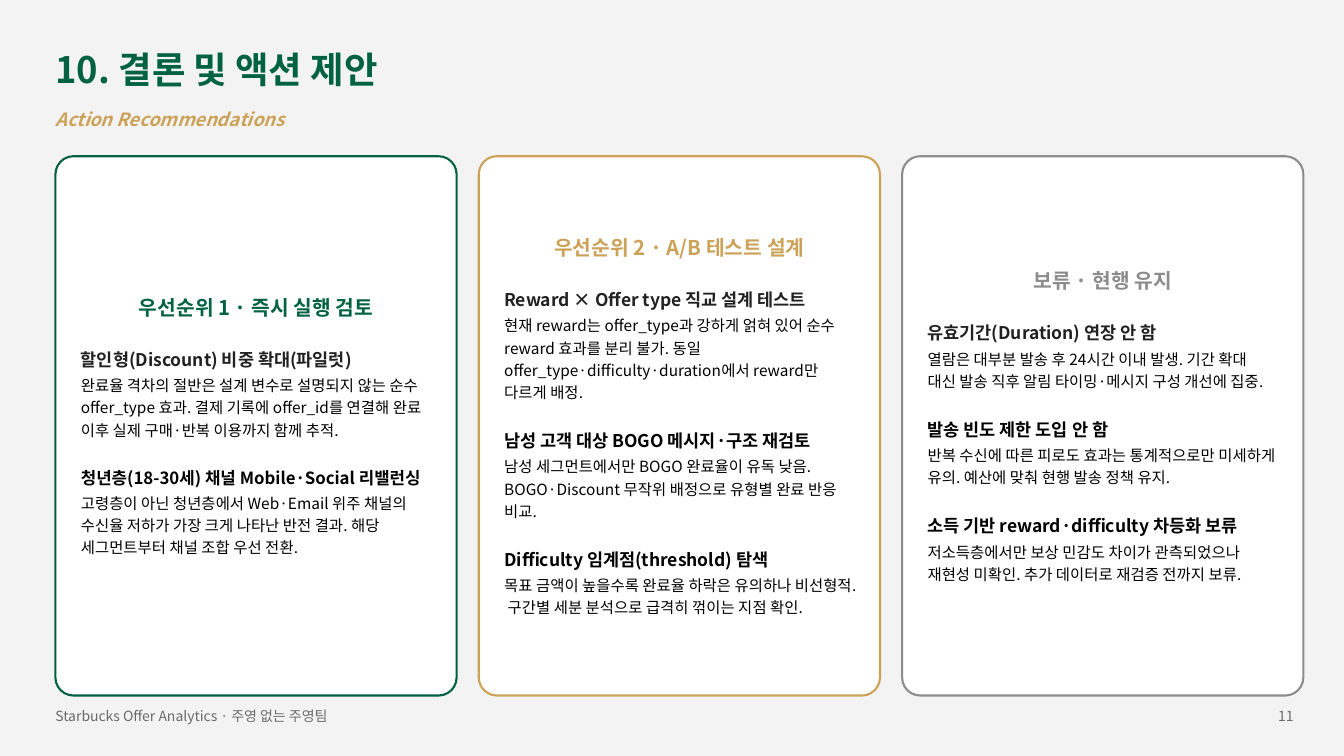
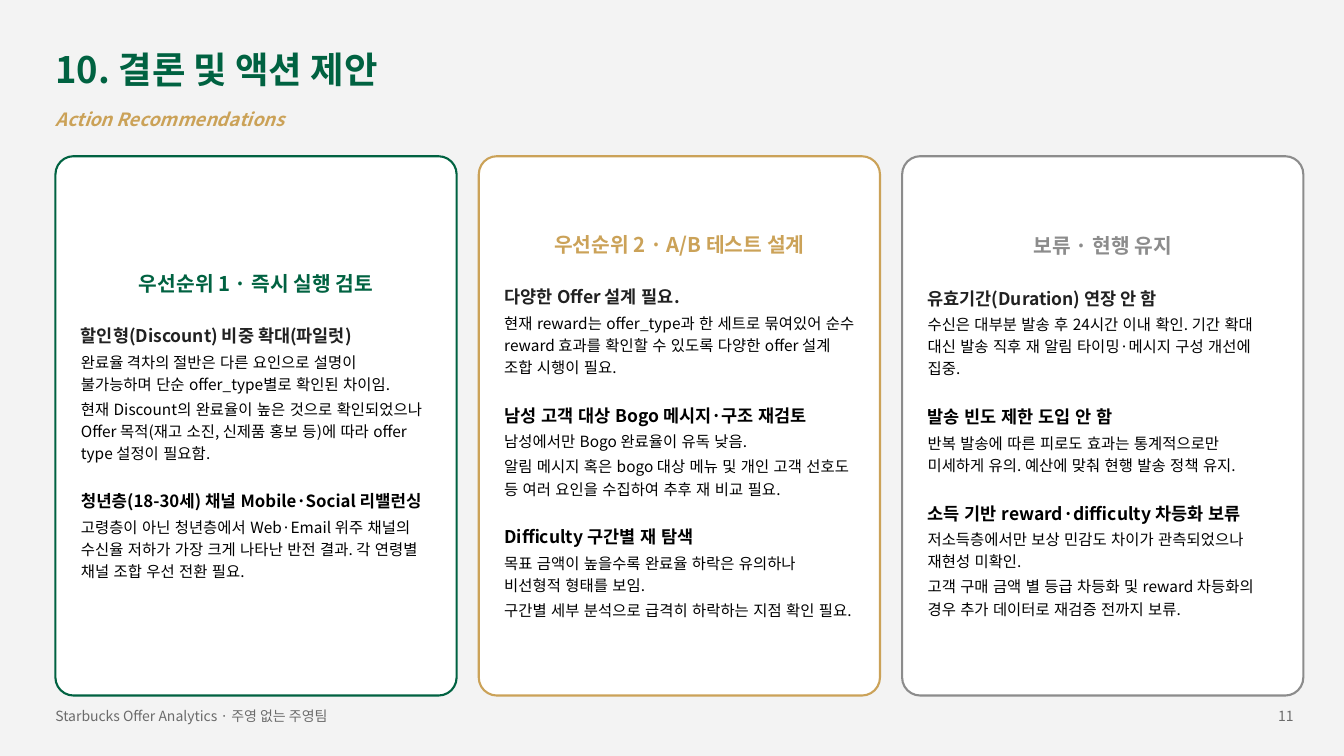
Before and after one commit to Sicheol-Pyo/ai-data-bootcamp, a slide deck: slide 11 of project_2/주영 없는 주영팀 Project2 발표자료.pptx. Drawn at 1344x756 pixels with LibreOffice and Linux fonts; fonts in the diff are those of the drawing. Boxes give left, top, right and bottom in pixels: in the first picture for what was removed or moved away, otherwise in the second. Text is boxed around its words. In the diff, an @@ line names an element or a change of style, - is before the commit and + after.

```diff
--- a/project_2/주영 없는 주영팀 Project2 발표자료.pptx
+++ b/project_2/주영 없는 주영팀 Project2 발표자료.pptx
@@ text in rounded rectangle at (504, 288, 854, 618): text changed @@
-Reward × Offer type 직교 설계 테스트
-현재 reward는 offer_type과 강하게 얽혀 있어 순수 reward 효과를 분리 불가. 동일 offer_type·difficulty·duration에서 reward만 다르게 배정.
-남성 고객 대상 BOGO 메시지·구조 재검토
-남성 세그먼트에서만 BOGO 완료율이 유독 낮음. BOGO·Discount 무작위 배정으로 유형별 완료 반응 비교.
-Difficulty 임계점(threshold) 탐색
-목표 금액이 높을수록 완료율 하락은 유의하나 비선형적. 구간별 세분 분석으로 급격히 꺾이는 지점 확인.
+다양한 Offer 설계 필요.
+현재 reward는 offer_type과 한 세트로 묶여있어 순수 reward 효과를 확인할 수 있도록 다양한 offer 설계 조합 시행이 필요.
+남성 고객 대상 Bogo 메시지·구조 재검토
+남성에서만 Bogo 완료율이 유독 낮음.
+알림 메시지 혹은 bogo 대상 메뉴 및 개인 고객 선호도 등 여러 요인을 수집하여 추후 재 비교 필요.
+Difficulty 구간별 재 탐색
+목표 금액이 높을수록 완료율 하락은 유의하나 비선형적 형태를 보임.
+구간별 세부 분석으로 급격히 하락하는 지점 확인 필요.
@@ text in rounded rectangle at (928, 317, 1253, 375): text changed @@
-열람은 대부분 발송 후 24시간 이내 발생. 기간 확대 대신 발송 직후 알림 타이밍·메시지 구성 개선에 집중.
+수신은 대부분 발송 후 24시간 이내 확인. 기간 확대 대신 발송 직후 재 알림 타이밍·메시지 구성 개선에 집중.
@@ text in rounded rectangle at (81, 355, 422, 463): text changed @@
-완료율 격차의 절반은 설계 변수로 설명되지 않는 순수 offer_type 효과. 결제 기록에 offer_id를 연결해 완료 이후 실제 구매·반복 이용까지 함께 추적.
+완료율 격차의 절반은 다른 요인으로 설명이 불가능하며 단순 offer_type별로 확인된 차이임.
+현재 Discount의 완료율이 높은 것으로 확인되었으나 Offer 목적(재고 소진, 신제품 홍보 등)에 따라 offer type 설정이 필요함.
@@ text in rounded rectangle at (928, 436, 1236, 473): text changed @@
-반복 수신에 따른 피로도 효과는 통계적으로만 미세하게 유의. 예산에 맞춰 현행 발송 정책 유지.
+반복 발송에 따른 피로도 효과는 통계적으로만 미세하게 유의. 예산에 맞춰 현행 발송 정책 유지.
@@ text in rounded rectangle at (81, 520, 418, 579): text changed @@
-고령층이 아닌 청년층에서 Web·Email 위주 채널의 수신율 저하가 가장 크게 나타난 반전 결과. 해당 세그먼트부터 채널 조합 우선 전환.
+고령층이 아닌 청년층에서 Web·Email 위주 채널의 수신율 저하가 가장 크게 나타난 반전 결과. 각 연령별 채널 조합 우선 전환 필요.
@@ text in rounded rectangle at (928, 532, 1254, 617): text changed @@
-저소득층에서만 보상 민감도 차이가 관측되었으나 재현성 미확인. 추가 데이터로 재검증 전까지 보류.
+저소득층에서만 보상 민감도 차이가 관측되었으나 재현성 미확인.
+고객 구매 금액 별 등급 차등화 및 reward 차등화의 경우 추가 데이터로 재검증 전까지 보류.
```
Also in this commit, not shown: 6 other slides changed, 4 other files.
